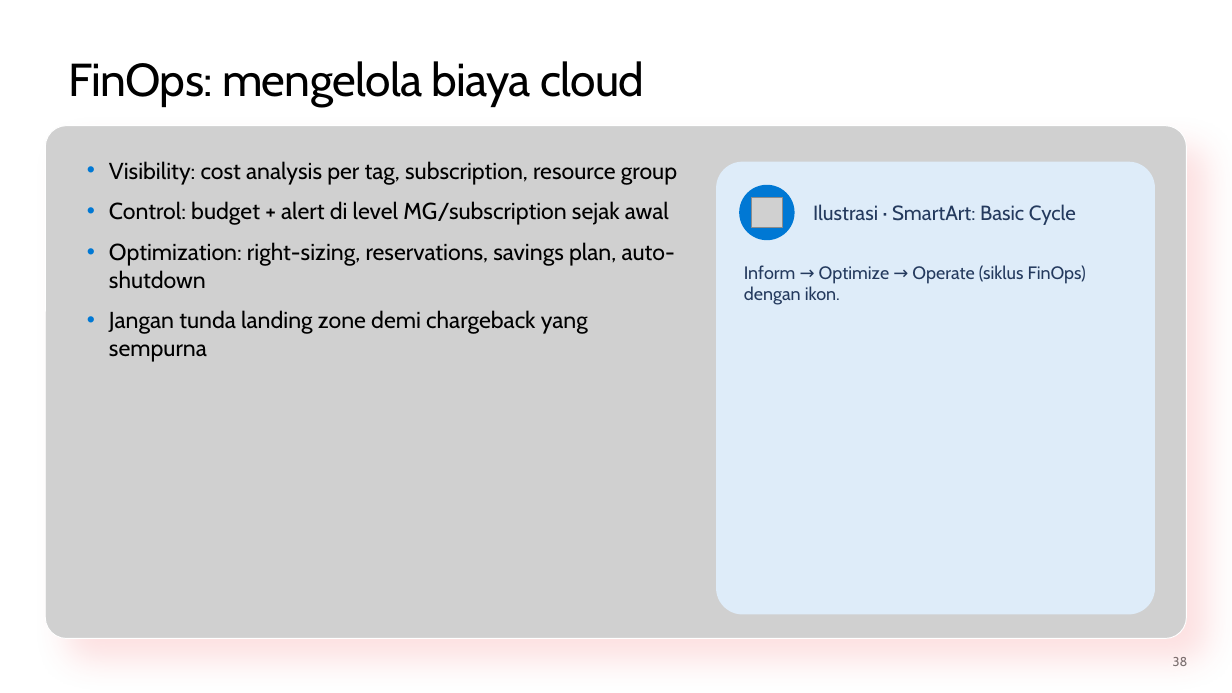
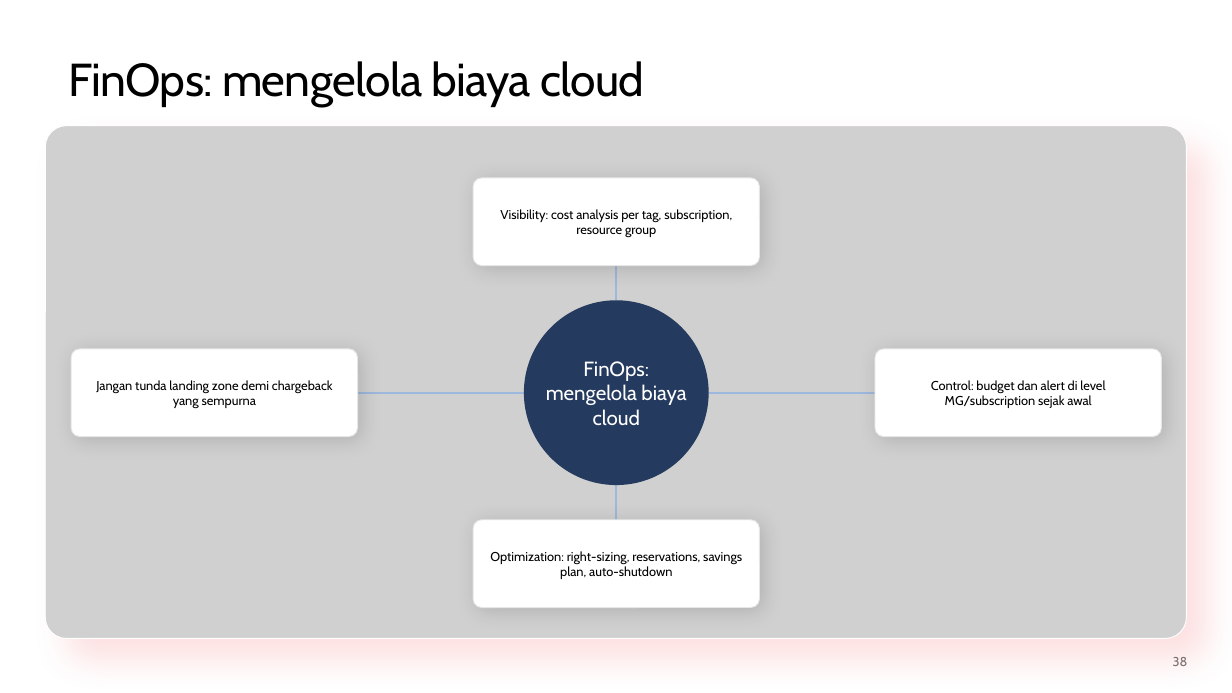
Before and after one commit to medisa-aris/azure-landing-zone-training, a slide deck: slide 38 of slides/pptx/slide_day02_govern-before-you-build.pptx. Drawn at 1232x693 pixels with LibreOffice and Linux fonts; fonts in the diff are those of the drawing; grey boxes stand for pictures; background and template pictures are left out. Boxes give left, top, right and bottom in pixels: in the first picture for what was removed or moved away, otherwise in the second. Text is boxed around its words. In the diff, an @@ line names an element or a change of style, - is before the commit and + after.

```diff
--- a/slides/pptx/slide_day02_govern-before-you-build.pptx
+++ b/slides/pptx/slide_day02_govern-before-you-build.pptx
@@ text removed at [109,161,677,362] @@
-• Visibility: cost analysis per tag, subscription, resource group
-• Control: budget + alert di level MG/subscription sejak awal
-• Optimization: right-sizing, reservations, savings plan, auto-shutdown
-• Jangan tunda landing zone demi chargeback yang sempurna
@@ rounded rectangle added at [473,177,760,265], fill #FFFFFF, outline #E6E6E6 0.75 pt @@
@@ rounded rectangle removed at [716,162,1155,615] @@
@@ text added at [500,209,732,238], 10 pt, text #000000 @@
+Visibility: cost analysis per tag, subscription, resource group
@@ ellipse removed at [739,185,795,240] @@
@@ picture removed at [751,197,782,227] @@
@@ text removed at [813,204,1076,225] @@
-Ilustrasi · SmartArt: Basic Cycle
@@ line added from (616, 393) to (616, 222), #9DB8DD 1.5 pt @@
@@ ellipse added at [524,300,709,485], fill #243A5E @@
@@ rounded rectangle added at [71,348,358,436], fill #FFFFFF, outline #E6E6E6 0.75 pt @@
@@ text "FinOps: mengelola biaya cloud" at [546,361,686,425]: vertical alignment top to middle @@
@@ rounded rectangle added at [875,348,1162,436], fill #FFFFFF, outline #E6E6E6 0.75 pt @@
@@ text added at [96,380,333,409], 10 pt, text #000000 @@
+Jangan tunda landing zone demi chargeback yang sempurna
@@ text at [546,361,686,425]: text changed; size 14 to 16 pt; text colour #243A5E to #FFFFFF @@
-Inform → Optimize → Operate (siklus FinOps) dengan ikon.
+FinOps: mengelola biaya cloud
@@ text added at [931,380,1105,408], 10 pt, text #000000 @@
+Control: budget dan alert di level MG/subscription sejak awal
@@ line added from (616, 393) to (214, 393), #9DB8DD 1.5 pt @@
@@ line added from (616, 393) to (1019, 393), #9DB8DD 1.5 pt @@
@@ line added from (616, 393) to (616, 564), #9DB8DD 1.5 pt @@
@@ rounded rectangle added at [473,519,760,607], fill #FFFFFF, outline #E6E6E6 0.75 pt @@
@@ text added at [490,551,742,579], 10 pt, text #000000 @@
+Optimization: right-sizing, reservations, savings plan, auto-shutdown
```
Also in this commit, not shown: 45 other slides changed, 7 other files.
